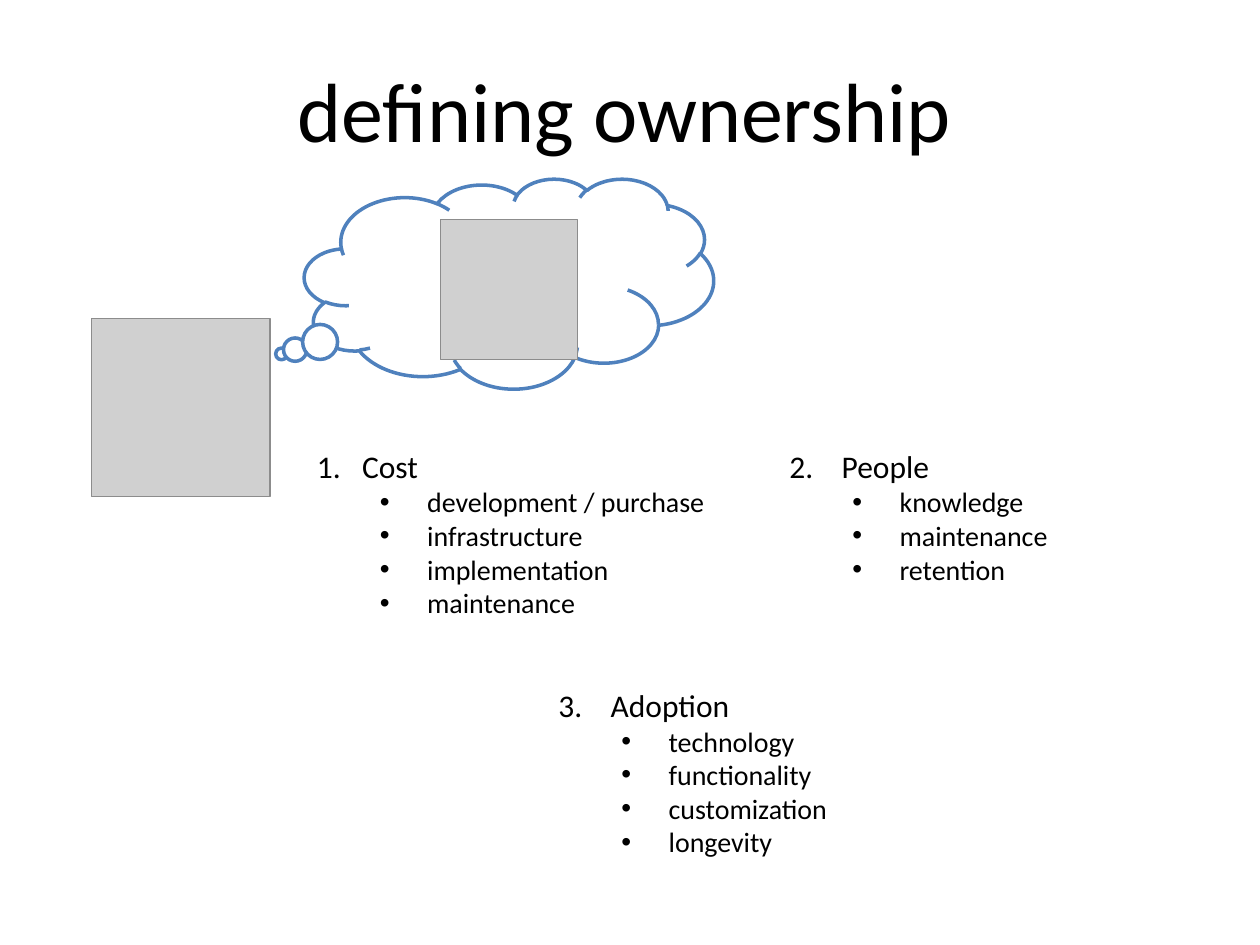
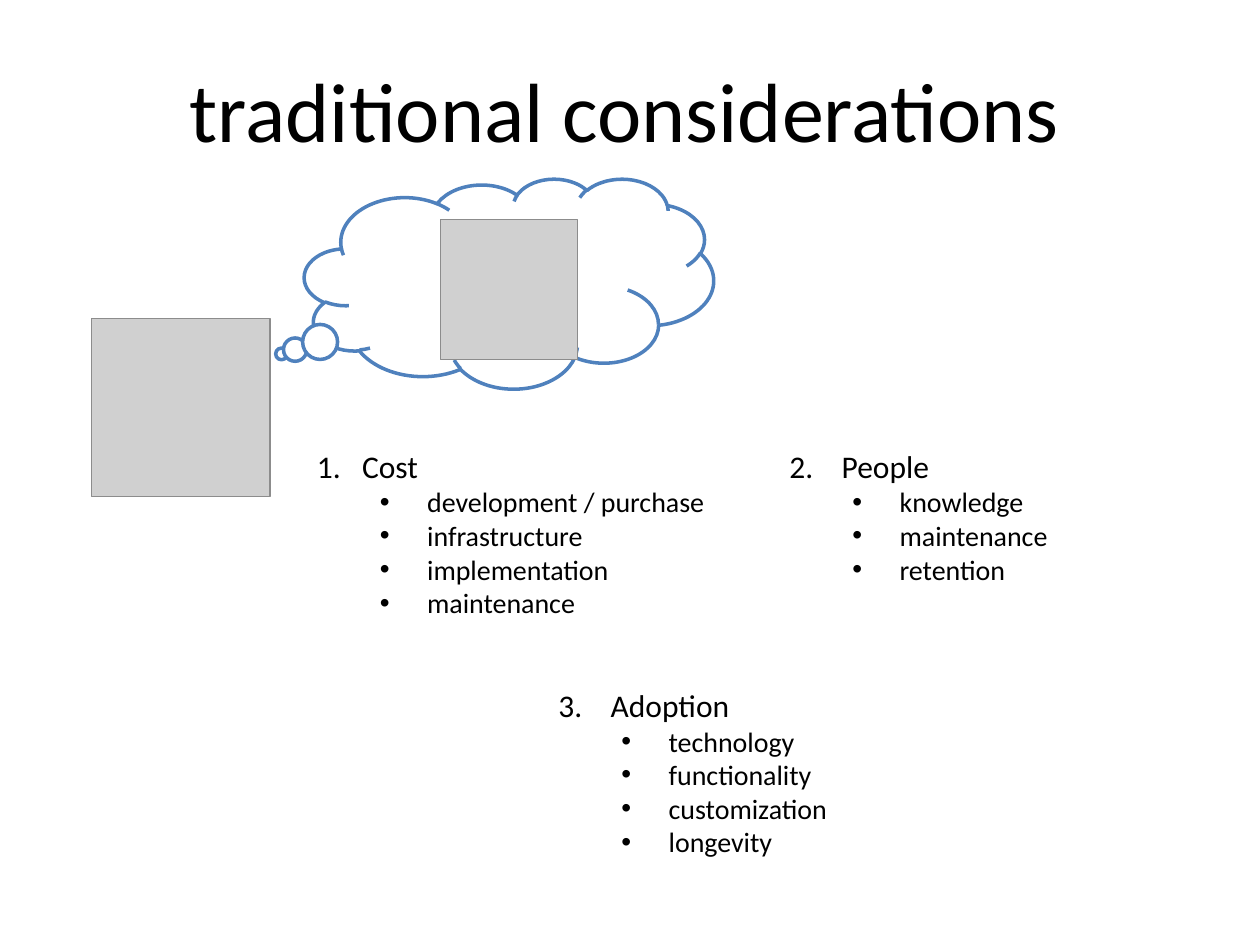
Before and after one commit to dsietz/open-source-model, a slide deck: slide 7 of Adopting the Open Source Model.pptx. Drawn at 1260x945 pixels with LibreOffice and Linux fonts; fonts in the diff are those of the drawing; grey boxes stand for pictures. Boxes give left, top, right and bottom in pixels: in the first picture for what was removed or moved away, otherwise in the second. Text is boxed around its words. In the diff, an @@ line names an element or a change of style, - is before the commit and + after.

```diff
--- a/Adopting the Open Source Model.pptx
+++ b/Adopting the Open Source Model.pptx
@@ text at [190, 83, 1059, 143]: text changed @@
-defining ownership
+traditional considerations
```
Also in this commit, not shown: 6 other slides changed, 12 slides added.
